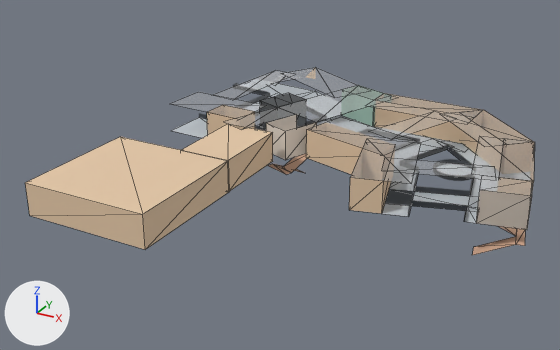
Two versions of the glTF model floors/12F.glb, one commit apart.
One viewpoint serves both versions: a 50 mm lens placed at (16.8, -47.7, 35.0), pointed at (-16.2, 12.1, 5.1). Arrows for +X, +Y and +Z are at lower left; the lights stay in place. The older version comes first. Mesh edges are drawn as thin lines on the coarser meshes. Where no turn or scale is listed for an object, it has been applied to the vertices.

Names of what the first picture shows: '立方體.002', '立方體.005', '立方體.006', '立方體.007', '立方體.009', '立方體.010', '立方體.013', '立方體.016', '立方體.017', '立方體.020', '立方體.025', '立方體.036', '立方體.210', '立方體.211' and 34 more.
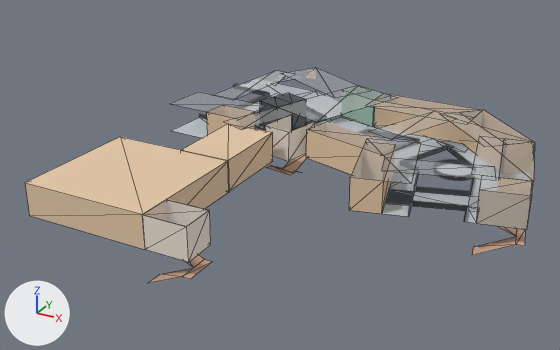
Pixel boxes [x1, y1, x2, y2] of what changed, in the pictures (560 x 350 px):
'立方體.191', added (pale yellow)
    after: [143, 199, 211, 262]
'立方體.210', moved, turned
    before: [266, 115, 317, 160]
    after: [265, 116, 315, 161]
'立方體.188', added
    after: [143, 200, 209, 226]
'立方體.211', moved, turned
    before: [282, 154, 307, 173]
    after: [185, 255, 204, 267]
'立方體.006', turned
    before: [275, 164, 304, 173]
    after: [283, 154, 306, 173]
'立方體.045', added
    after: [149, 268, 193, 283]
'立方體.189', added
    after: [183, 259, 212, 279]

The change, as a list of edits to the scene's bpy script:
```text
Add mat_材質_025:
    mat_材質_025 = principled_material('材質.025')
    mat_材質_025.base_color = (0.644, 0.392, 0.266)  # beige #d2a88d
Add mat_材質_026:
    mat_材質_026 = principled_material('材質.026')
    mat_材質_026.base_color = (0.863, 0.768, 0.672)  # pale yellow #efe3d6
Add mat_材質_020:
    mat_材質_020 = principled_material('材質.020')
    mat_材質_020.base_color = (0.8, 0.8, 0.8)  # white #e7e7e7
    mat_材質_020.roughness = 0.1
    mat_材質_020.alpha = 0.2
Add me_立方體_056:
    me_立方體_056.from_pydata([(0.3, 1.59, 1.5), (0.31, -1.41, 1.5), (-0.41, -1.42, 1.5), (-0.42, 1.58, 1.5)], [], [(2, 1, 0), (2, 0, 3)])
    me_立方體_056.materials.append(mat_材質_025)  # beige #d2a88d
Add me_立方體_053:
    me_立方體_053.from_pydata([(-1.99, -1.51, -1.5), (2.01, -1.49, -1.5), (-1.99, -1.51, 1.5), (2.01, -1.49, 1.5), (-2.01, 1.49, -1.5), (1.99, 1.51, -1.5), (-2.01, 1.49, 1.5), (1.99, 1.51, 1.5)], [], [(0, 1, 3), (0, 3, 2), (6, 7, 5), (6, 5, 4), (7, 3, 1), (7, 1, 5)])
    me_立方體_053.materials.append(mat_材質_026)  # pale yellow #efe3d6
Add me_立方體_052:
    me_立方體_052.from_pydata([(0.84, -1.43, 2.14), (-2.44, -1.46, 0.64), (-2.42, 0.04, 0.64), (0.87, 0.07, 2.14)], [], [(2, 1, 0), (2, 0, 3)])
    me_立方體_052.materials.append(mat_材質_025)  # beige #d2a88d
Add me_立方體_126:
    me_立方體_126.from_pydata([(-2.0, -1.5, 1.5), (-2.0, 1.5, 1.5), (2.0, -1.5, 1.5), (2.0, 1.5, 1.5)], [], [(3, 1, 0), (3, 0, 2)])
    me_立方體_126.materials.append(mat_材質_020)  # white #e7e7e7
Change ob_立方體_210:
    ob_立方體_210.location: (-17.04, 16.09, 7.5) -> (-17.04, 15.85, 7.5)
    ob_立方體_210.rotation_euler: (1.571, 0.0, -0.378) -> (1.571, 0.0, -0.204)  # degrees (90, 0, -22) -> degrees (90, 0, -12)
Change ob_立方體_211:
    ob_立方體_211.location: (-16.8, 16.77, 3.85) -> (-16.02, -5.58, 3.86)
    ob_立方體_211.rotation_euler: (1.571, 0.384, -1.949) -> (1.571, 0.384, 0.00489)  # degrees (90, 22, -112) -> degrees (90, 22, 0.3)
Change ob_立方體_006:
    ob_立方體_006.rotation_euler: (1.571, -0.384, -1.949) -> (1.571, 0.384, -1.775)  # degrees (90, -22, -112) -> degrees (90, 22, -102)
Add ob_立方體_189:
    ob_立方體_189 = bpy.data.objects.new('立方體.189', me_立方體_056)
    ob_立方體_189.location = (-13.61, -5.62, 3.0)
Add ob_立方體_191:
    ob_立方體_191 = bpy.data.objects.new('立方體.191', me_立方體_053)
    ob_立方體_191.location = (-15.32, -5.59, 7.5)
Add ob_立方體_045:
    ob_立方體_045 = bpy.data.objects.new('立方體.045', me_立方體_052)
    ob_立方體_045.location = (-14.89, -5.6, 2.36)
Add ob_立方體_188:
    ob_立方體_188 = bpy.data.objects.new('立方體.188', me_立方體_126)
    ob_立方體_188.location = (-15.33, -5.59, 7.46)
```
